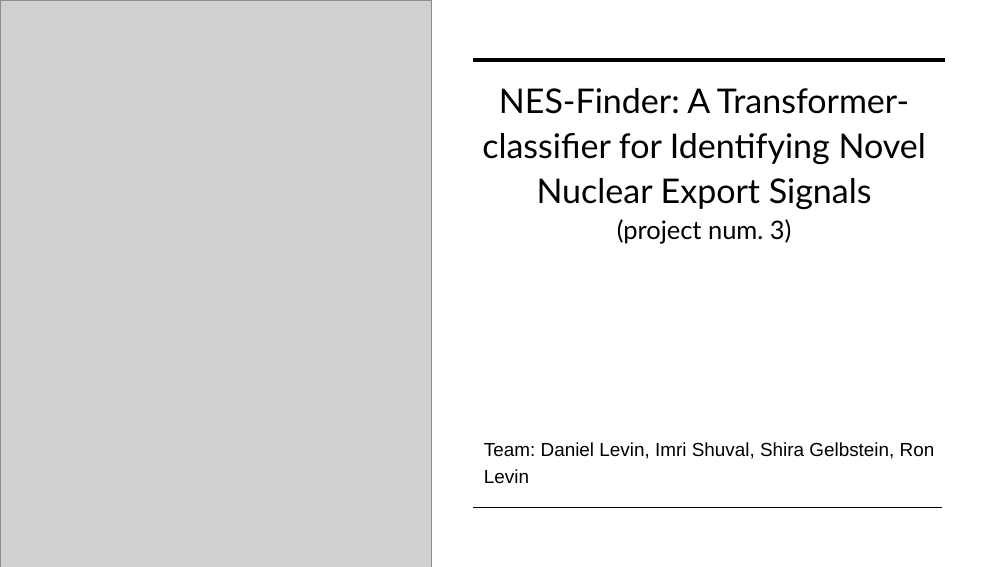
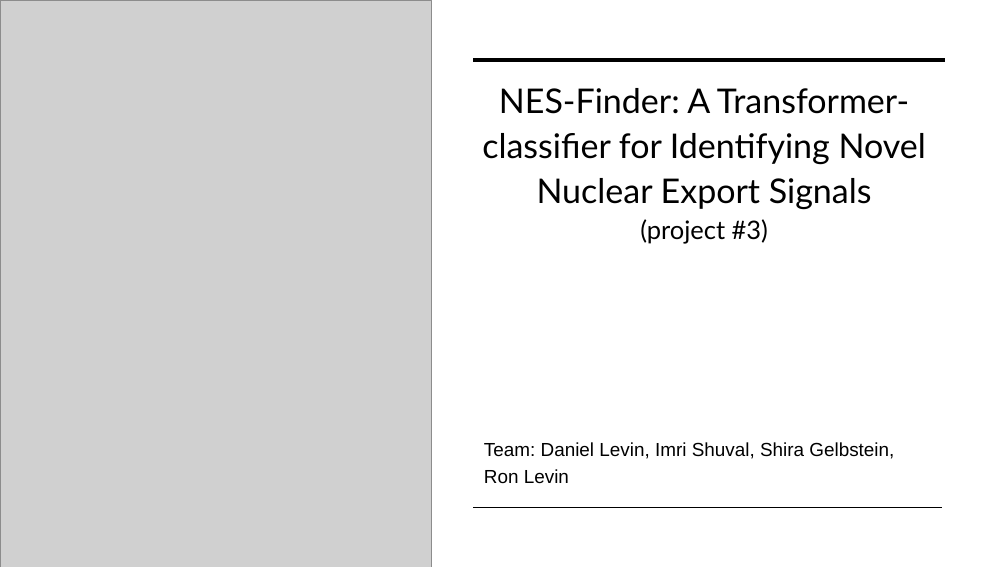
Before and after one commit to shiragelb/Bio-3D-Hackathon-2025, a slide deck: slide 1 of NES-Finder.pptx. Drawn at 1008x567 pixels with LibreOffice and Linux fonts; fonts in the diff are those of the drawing; grey boxes stand for pictures. Boxes give left, top, right and bottom in pixels: in the first picture for what was removed or moved away, otherwise in the second. Text is boxed around its words. In the diff, an @@ line names an element or a change of style, - is before the commit and + after.

```diff
--- a/NES-Finder.pptx
+++ b/NES-Finder.pptx
@@ title at box(482, 88, 926, 244): text changed @@
-NES-Finder: A Transformer-classifier for Identifying Novel
-Nuclear Export Signals
-(project num. 3)
+NES-Finder: A Transformer-classifier for Identifying Novel
+Nuclear Export Signals
+(project #3)
@@ subtitle "Team: Daniel Levin, Imri Shuval, ..." rewrapped from box(484, 442, 935, 484) to box(484, 442, 894, 484) @@
```
Also in this commit, not shown: 5 other slides changed.
